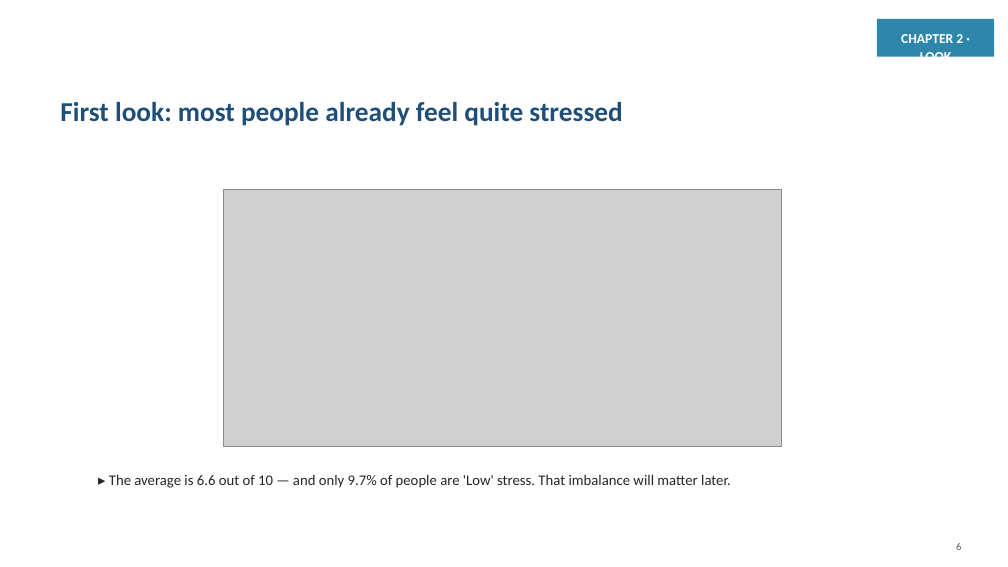
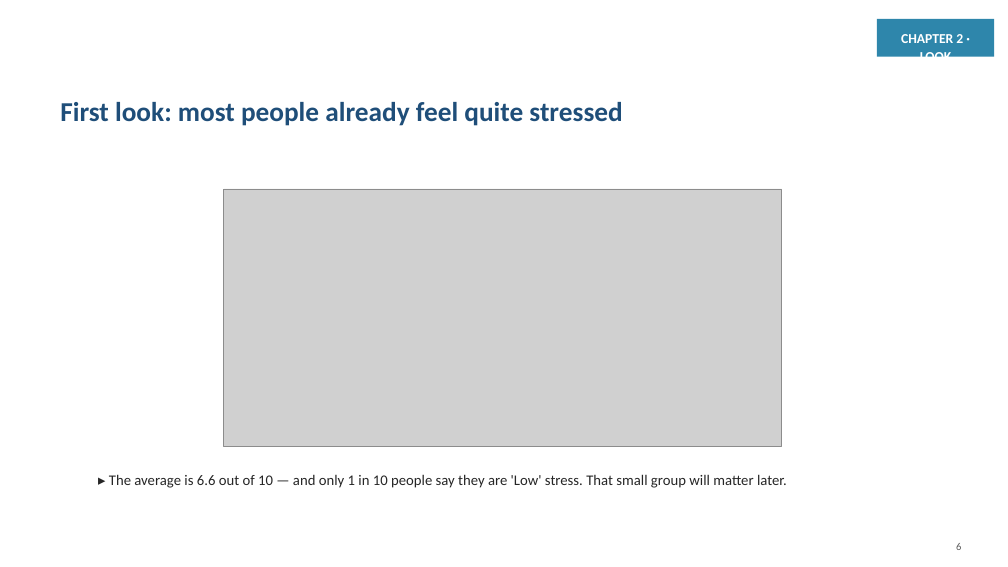
Before and after one commit to jaismine19/social-media-stress-analysis, a slide deck: slide 6 of presentation/Social_Media_Stress_Presentation.pptx. Drawn at 1008x567 pixels with LibreOffice and Linux fonts; fonts in the diff are those of the drawing; grey boxes stand for pictures. Boxes give left, top, right and bottom in pixels: in the first picture for what was removed or moved away, otherwise in the second. Text is boxed around its words. In the diff, an @@ line names an element or a change of style, - is before the commit and + after.

```diff
--- a/presentation/Social_Media_Stress_Presentation.pptx
+++ b/presentation/Social_Media_Stress_Presentation.pptx
@@ text at <box>109,474,787,488</box>: text changed @@
-▸ The average is 6.6 out of 10 — and only 9.7% of people are 'Low' stress. That imbalance will matter later.
+▸ The average is 6.6 out of 10 — and only 1 in 10 people say they are 'Low' stress. That small group will matter later.
```
Also in this commit, not shown: 10 other slides changed.
